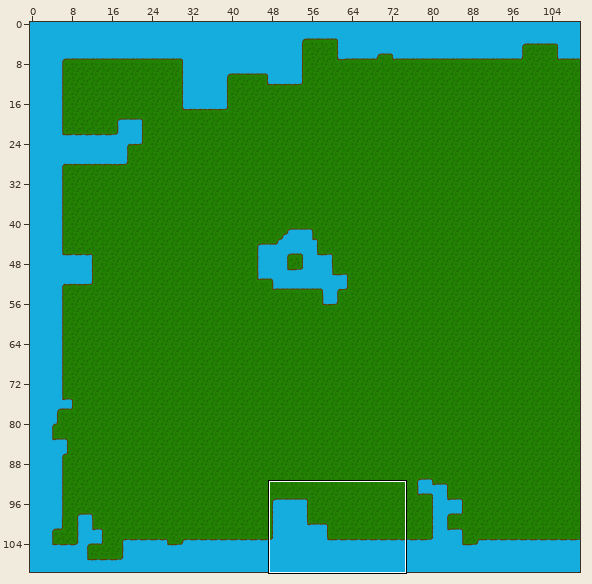
Level history. Tiled map: TiledMap/Ruin0/Ruin0_map_tiled.tmx. The picture above shows the old version from afar; the outline marks the close-up.
Close-up. Before the commit:
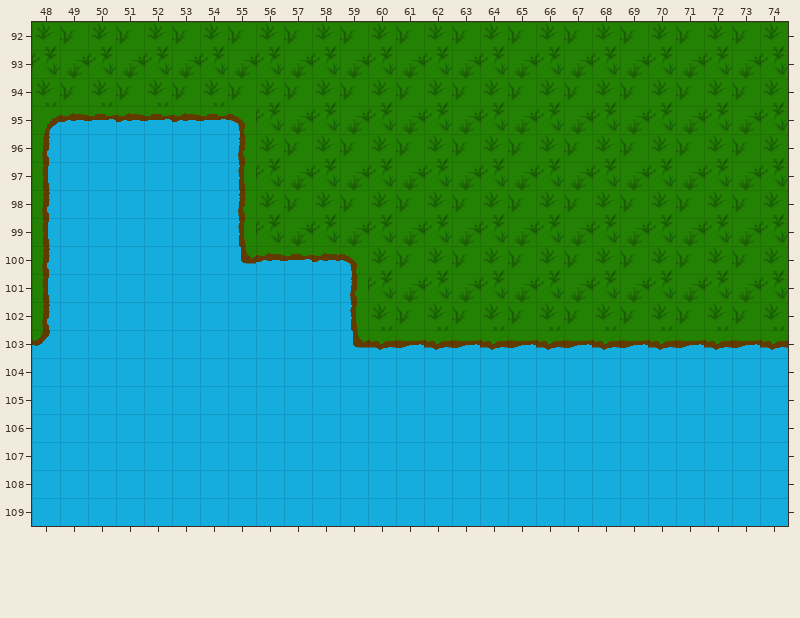
Cells are 32x32 px. Shown: x 48..74, y 92..109. The commit also changed other parts of the map, which this record leaves out.
After:
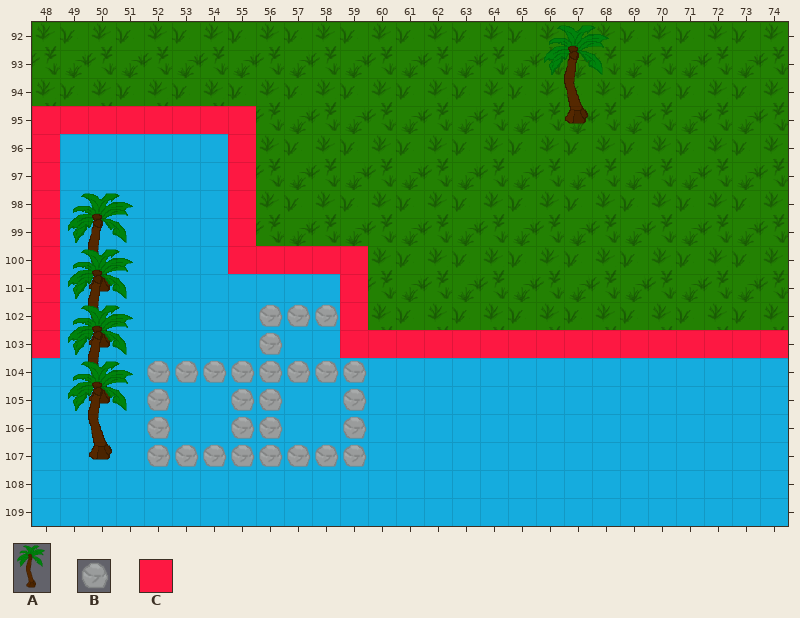
Key: from "Obstacles": A 0 "Tree_0_96_128", B 2 "Rock_2_32_32", C 3 "Invisible_block".
_ is an empty cell.
Tiles of an added or newly shown layer are drawn over the layers below it.
Change:
Changed rows in their new state; . is an unchanged cell.
Layer "obstacles" (now shown):
first column x 48:
 95 CCCCCCCC..........A........
 96 C......C...................
 97 C......C...................
 98 C......C...................
 99 C......C...................
100 C......CCCCC...............
101 CA.........C...............
102 C.......BBBC...............
103 CA......B..CCCCCCCCCCCCCCCC
104 ....BBBBBBBB...............
105 .A..B..BB..B...............
106 ....B..BB..B...............
107 .A..BBBBBBBB...............
Changed places in both close-ups, as pixel boxes (x1, y1, x2, y2):
added: (32, 25, 788, 467)
